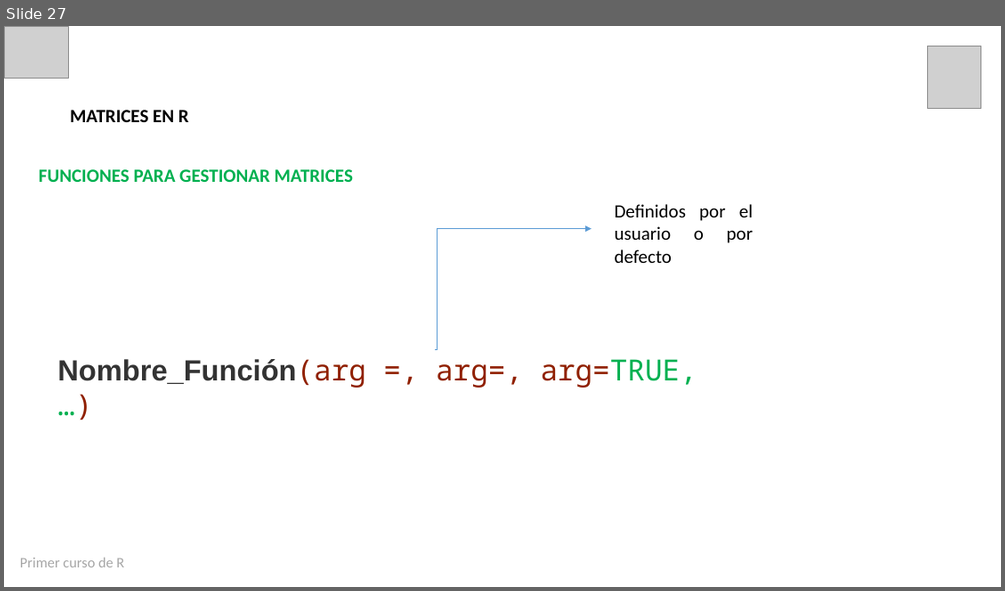
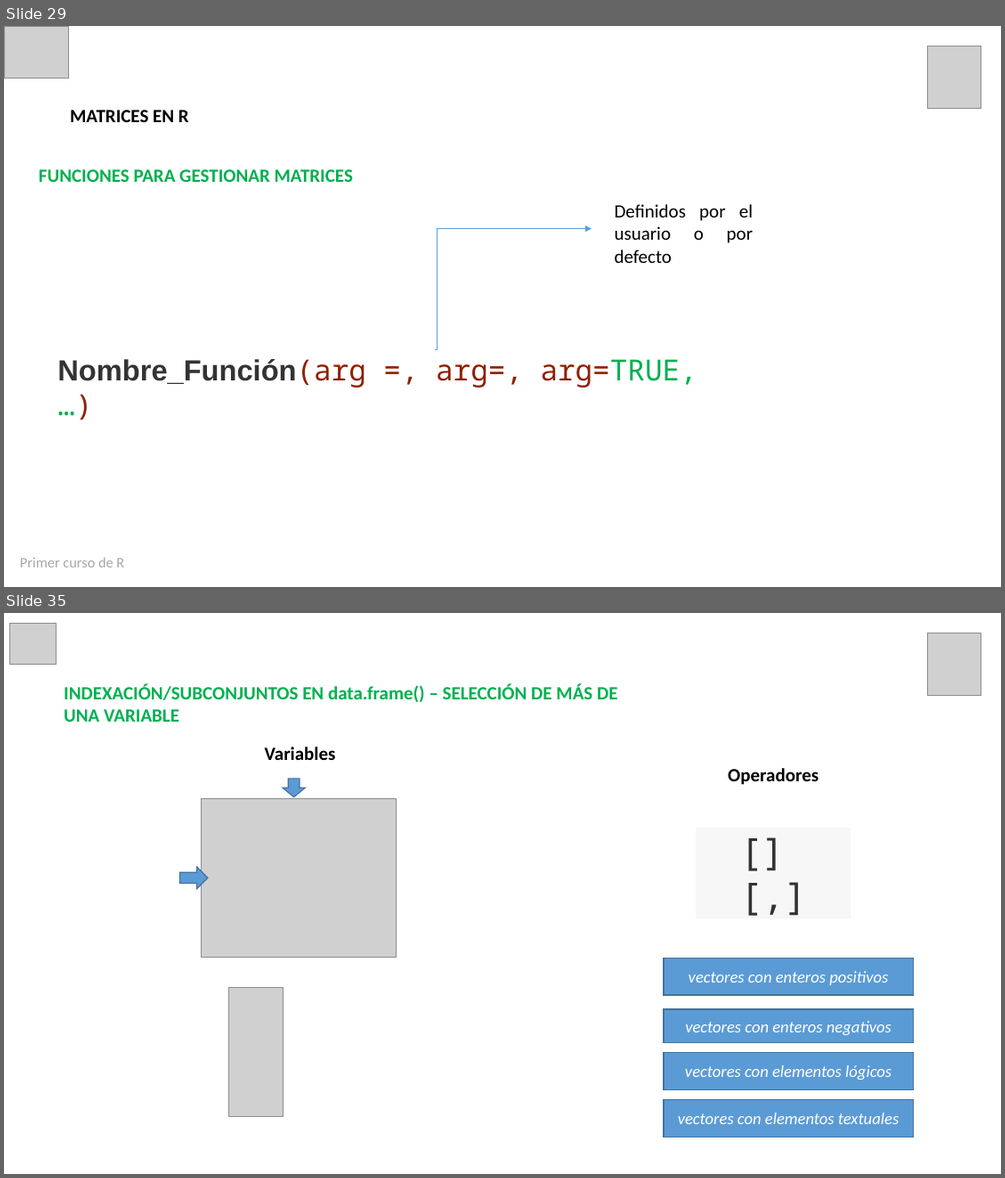
Before and after one commit to estadisticaun/Rbasico, a slide deck: Presentaciones/Presentación Sesión 3 21-08-2020.pptx. Shown one above the other, each under a label of ours: slide 27 before the commit, slides 29 and 35 after it; the slides between them are not shown. The pictures are 1005x591 and 1005x1178 pixels, drawn with LibreOffice and Linux fonts; fonts in the diff are those of the drawing; grey boxes stand for pictures. Boxes give left, top, right and bottom in pixels: in the first picture for what was removed or moved away, otherwise in the second. Text is boxed around its words. In the diff, an @@ line names an element or a change of style, - is before the commit and + after.

```diff
--- a/Presentaciones/Presentación Sesión 3 21-08-2020.pptx
+++ b/Presentaciones/Presentación Sesión 3 21-08-2020.pptx
@@ slide 35 added at (4, 613, 1001, 1174), background #FFFFFF @@
@@ picture added at (9, 623, 57, 664) @@
@@ picture added at (928, 633, 981, 695) @@
@@ text added at (64, 684, 617, 722), 18 pt, text #00B050, bold @@
+INDEXACIÓN/SUBCONJUNTOS EN data.frame() – SELECCIÓN DE MÁS DE UNA VARIABLE
@@ text added at (265, 747, 336, 760), 18 pt, text #000000, bold @@
+Variables
@@ text added at (728, 768, 818, 785), 18 pt, text #000000, bold @@
+Operadores
@@ picture added at (202, 798, 396, 957) @@
@@ down arrow added at (283, 779, 306, 797), fill #5B9BD5, outline #43739E 1 pt @@
@@ rectangle added at (696, 827, 850, 918), fill #F7F7F7, 36 pt, text #333333 @@
+[]
+[,]
@@ right arrow added at (179, 868, 208, 889), fill #5B9BD5, outline #43739E 1 pt @@
@@ rectangle added at (663, 957, 914, 995), fill #5B9BD5, outline #43739E 1 pt, 16 pt, text #FFFFFF, italic @@
+vectores con enteros positivos
@@ picture added at (229, 988, 283, 1117) @@
@@ rectangle added at (663, 1009, 914, 1042), fill #5B9BD5, outline #43739E 1 pt, 16 pt, text #FFFFFF, italic @@
+vectores con enteros negativos
@@ rectangle added at (663, 1052, 914, 1089), fill #5B9BD5, outline #43739E 1 pt, 16 pt, text #FFFFFF, italic @@
+vectores con elementos lógicos
@@ rectangle added at (663, 1099, 914, 1136), fill #5B9BD5, outline #43739E 1 pt, 16 pt, text #FFFFFF, italic @@
+vectores con elementos textuales
@@ what was slide 27 is now slide 29 @@
```
Also in this commit, not shown: 12 slides changed, 16 other slides added, 21 other files.
